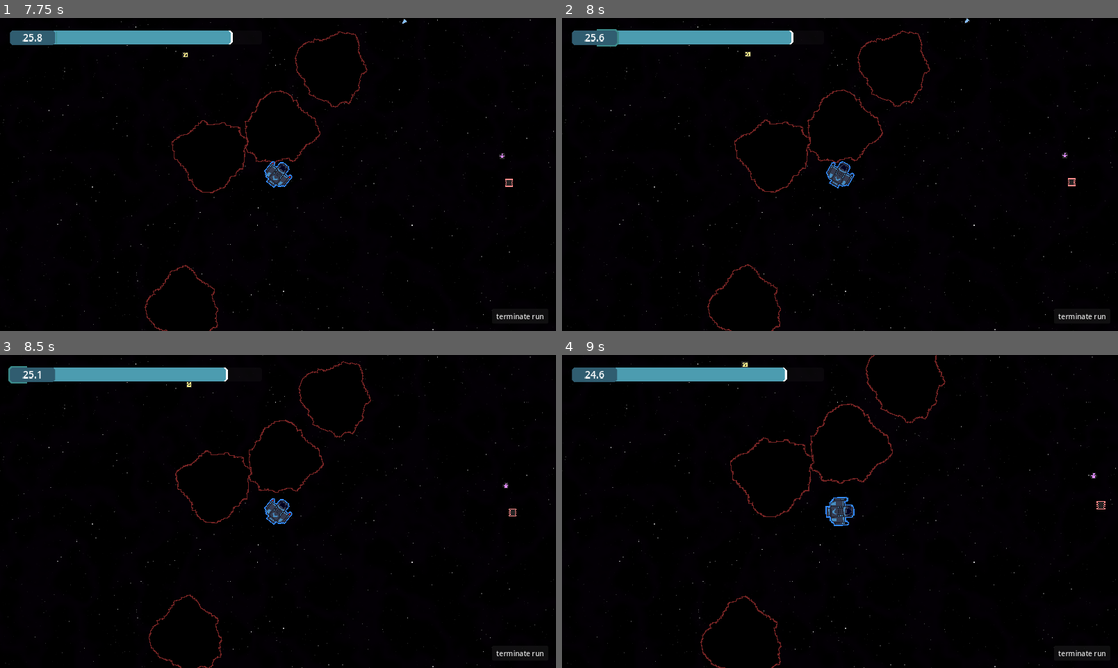
Above: before the commit, frames 1-4 (two rows, left to right).
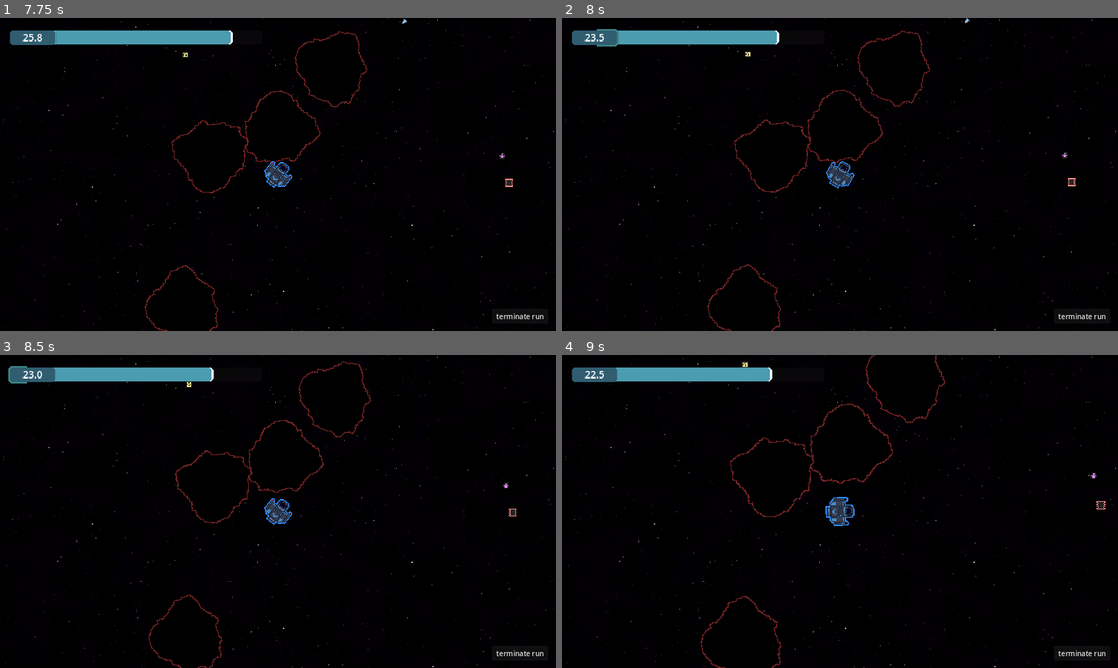
Above: after the commit, the same moments.

Repository: A5TR0spud/asterdrift_redshift
Game: Godot game, scene res://Scenes/Menus/main_menu.tscn
Same seed, same stepped clock (60 frames per second), same inputs: the game is played once before the commit and once after it. The engine's default icon, where the game draws it, is replaced by a stand-in: a white triangle on a blue panel in a dark square.
Inputs (mouse positions are in pixels of both pictures, inside the frame that each line leads up to):
- Up to frame 1 (7.75 s): click "Play" at 0.5 s; click "RESET" at 1.25 s; click "run" at 2 s; click "terminate run" at 2.75 s; click "New Run" at 3.5 s; move the mouse to (250, 237) at 4.27 s; hold Shift (boost) 4.28-5.03 s; hold W (forward) 4.28-5.78 s; move the mouse to (444, 221) at 5.02 s; click (444, 221) at 5.1 s; move the mouse to (111, 127) at 5.77 s; hold Q (strafe left) 5.78-7.28 s; tap Mouse wheel up (zoom in) at 5.85 s; move the mouse to (305, 174) at 6.52 s; tap Mouse wheel down (zoom out) at 6.6 s; move the mouse to (194, 96) at 7.27 s; hold S (backward) from 7.28 s (still down); hold Shift (boost) from 7.28 s (still down)
- Up to frame 2 (8 s): keep holding S (backward); keep holding Shift (boost)
- Up to frame 3 (8.5 s): move the mouse to (400, 495) at 8.02 s; release S (backward) at 8.03 s; release Shift (boost) at 8.03 s; hold E (strafe right) from 8.03 s (still down); click (400, 495) at 8.1 s
- Up to frame 4 (9 s): move the mouse to (728, 527) at 8.77 s; release E (strafe right) at 8.78 s; hold W (forward) from 8.78 s (still down); tap Mouse wheel up (zoom in) at 8.85 s

Frame 1 is identical in both runs. In frame 2, 0.2% of the frame differs, in the area x 5-42%, y 4-9%; in frame 3, 0.2%; in frame 4, 0.2%, in the area x 5-41%, y 4-9%.

Commit message:
wip v7 balancing

Diff:
--- a/Scenes/Hangar/UpgradeIcon/upgrade.tscn
+++ b/Scenes/Hangar/UpgradeIcon/upgrade.tscn
@@ -121,6 +121,7 @@
 theme_override_styles/normal = SubResource("StyleBoxEmpty_6hn16")
 
 [node name="IsAvailableIcon" type="Sprite2D" parent="MainIcon"]
+visible = false
 rotation = 0.0149632
 scale = Vector2(1.02601, 1.02601)
 texture = ExtResource("3_yu8kn")
--- a/Scenes/Hangar/hangar.tscn
+++ b/Scenes/Hangar/hangar.tscn
@@ -152,11 +152,11 @@
 [sub_resource type="Resource" id="Resource_w1q67"]
 resource_local_to_scene = true
 script = ExtResource("4_fiej8")
-Metals = 11
-Ceramics = 0
-Synthetics = 9
-Organics = 0
-Components = 1
+Metals = 12
+Ceramics = 0
+Synthetics = 10
+Organics = 0
+Components = 0
 
 [sub_resource type="Resource" id="Resource_cber5"]
 resource_local_to_scene = true
@@ -188,10 +188,10 @@
 [sub_resource type="Resource" id="Resource_7kw8l"]
 resource_local_to_scene = true
 script = ExtResource("4_fiej8")
-Metals = 16
-Ceramics = 2
-Synthetics = 8
-Organics = 4
+Metals = 32
+Ceramics = 4
+Synthetics = 16
+Organics = 8
 Components = 1
 
 [sub_resource type="Resource" id="Resource_yighi"]
@@ -215,9 +215,9 @@
 [sub_resource type="Resource" id="Resource_fiaa4"]
 resource_local_to_scene = true
 script = ExtResource("4_fiej8")
-Metals = 48
-Ceramics = 16
-Synthetics = 16
+Metals = 64
+Ceramics = 32
+Synthetics = 24
 Organics = 0
 Components = 1
 
@@ -336,7 +336,7 @@
 Ceramics = 32
 Synthetics = 32
 Organics = 32
-Components = 1
+Components = 2
 
 [node name="Hangar" type="Node2D"]
 script = ExtResource("1_pl6hy")
@@ -457,7 +457,7 @@
 position = Vector2(-256, -64)
 NAME = "Advanced RCS"
 DESCRIPTION = "Advanced RCS mitigates drifting.
-Acceleration is increased by 32 u/s² (doubled).
+Acceleration is increased by 2 u/s² (doubled).
 The ship now thrusts in the intended direction rather
 than with the ship rotation.
 Further improves rotation speed."
@@ -470,7 +470,7 @@
 position = Vector2(-256, -240)
 NAME = "Stage 2"
 DESCRIPTION = "While holding shift, the ship accelerates forward at
-64 u/s² and max speed is increased by 128 u/s."
+4 u/s² and max speed is increased by 8 u/s."
 INTERNAL_NAME = "Booster"
 PARENT_UPGRADE = NodePath("../Stage0")
 SPRITE = ExtResource("10_uhh3a")
@@ -516,8 +516,8 @@
 [node name="Stage0" parent="Camera2D/TechTree/TopLeft" node_paths=PackedStringArray("PARENT_UPGRADE") instance=ExtResource("4_r883k")]
 position = Vector2(-256, -160)
 NAME = "Combustion ARCS"
-DESCRIPTION = "Acceleration is further increased by 32 u/s².
-Max speed is increased by 16 u/s (x1.25)."
+DESCRIPTION = "Acceleration is further increased by 2 u/s².
+Max speed is increased by 1 u/s (x1.25)."
 INTERNAL_NAME = "Stage0"
 PARENT_UPGRADE = NodePath("../AdvancedRCS")
 SPRITE = ExtResource("14_ddjc3")
@@ -649,9 +649,9 @@
 NAME = "Laser Array"
 DESCRIPTION = "Refracts 2 lasers into 4!
 Targets the closest, farthest, slowest, and fastest objects in range.
-Damage x0.5.
-Knockback x0.75.
-Mining Time x2."
+Damage: 4x0.6.
+Knockback: 4x0.75.
+Mining Speed: 4x0.6"
 INTERNAL_NAME = "LaserArray"
 PARENT_UPGRADE = NodePath("../DoubleLaser")
 SPRITE = ExtResource("24_hjrx4")
@@ -780,7 +780,7 @@
 [node name="CoreAssembler" parent="Camera2D/TechTree/BottomRight" node_paths=PackedStringArray("PARENT_UPGRADE") instance=ExtResource("4_r883k")]
 position = Vector2(256, 64)
 NAME = "Core Assembler"
-DESCRIPTION = "Every 2 minutes spent in a run, assembles
+DESCRIPTION = "Every 5 minutes spent in a run, assembles
 a core."
 INTERNAL_NAME = "CoreAssembler"
 PARENT_UPGRADE = NodePath("../LookAhead")
--- a/Scenes/Player/Player.tscn
+++ b/Scenes/Player/Player.tscn
@@ -337,7 +337,6 @@
 [node name="LaserList" type="Node2D" parent="NeedleLaserManager"]
 
 [node name="MagnetArea" type="Area2D" parent="."]
-visible = false
 z_index = -200
 z_as_relative = false
 rotation = 1.5708
--- a/Scenes/Player/hookmagnet.gd
+++ b/Scenes/Player/hookmagnet.gd
@@ -62,6 +62,11 @@
 				lenx = 1
 			var strength: float = (RANGE * MAGNET_STRENGTH * -bod.Magnetism) / (lenx ** 2)
 			strength *= FORCE_COEF
+			if bod.isResource:
+				if isRepelling:
+					strength *= 0.5
+				else:
+					strength *= 2
 			if isRepelling:
 				strength *= -1
 			bod.apply_force(dir * strength)
--- a/Scenes/Player/needle_laser.tscn
+++ b/Scenes/Player/needle_laser.tscn
@@ -17,7 +17,7 @@
 [node name="LaserLine" type="Line2D" parent="."]
 points = PackedVector2Array(0, 0, 40.4781, -121.431)
 width = 1.0
-default_color = Color(1, 0.535201, 0.535201, 1)
+default_color = Color(nan, nan, nan, nan)
 begin_cap_mode = 2
 
 [node name="LaserTarget" type="Marker2D" parent="."]
@@ -34,5 +34,5 @@
 texture = SubResource("AtlasTexture_bkho5")
 
 [node name="Color" type="Sprite2D" parent="Endpoint"]
-modulate = Color(1, 0.535201, 0.535201, 1)
+modulate = Color(nan, nan, nan, nan)
 texture = SubResource("AtlasTexture_y2sln")
--- a/Scenes/Player/player.gd
+++ b/Scenes/Player/player.gd
@@ -191,12 +191,12 @@
 		y = Laser.DAMAGE_COEF
 		y += 3 * UpgradesManager.Load("StrongLaser")
 		if UpgradesManager.Load("LaserArray") > 0:
-			y *= 0.5
+			y *= 0.6
 		Laser.DAMAGE_COEF = y
 		y = Laser.MINING_COEF
 		y += UpgradesManager.Load("MiningLaser")
 		if UpgradesManager.Load("LaserArray") > 0:
-			y *= 0.5
+			y *= 0.6
 		Laser.MINING_COEF = y
 		x = Laser.WIDTH
 		if UpgradesManager.Load("HeavyLaser") > 0:
@@ -215,12 +215,12 @@
 		return
 	var other: Entity = body
 	if other.DangerousCollision:
-		var blunt: float = 0.05 * (self.mass * self.linear_velocity - other.mass * other.linear_velocity).length()
-		var abrasion: float = 1 * absf(self.mass * self.angular_velocity + other.mass * other.angular_velocity)
+		var blunt: float = 0.05 * (other.mass + self.mass) * (self.linear_velocity - other.linear_velocity).length()
+		var abrasion: float = 0.4 * absf(self.mass * self.angular_velocity + other.mass * other.angular_velocity)
 
 		var abrasionResistance = UpgradesManager.Load("AbrResistance") + 1
 		var bluntResistance = UpgradesManager.Load("BluntRes") + 1
-		var grace = 5
+		var grace = 4
 
 		var ddd = (blunt / bluntResistance) + (abrasion / abrasionResistance) - grace
 		#damage = maxf(damage, 0)
--- a/Scenes/World/Decoration/collectable.gd
+++ b/Scenes/World/Decoration/collectable.gd
@@ -31,16 +31,16 @@
 func _reload():
 	if COLLECTION == ResourcesEnum.Metal:
 		Icon.texture = MetalTex
-		Magnetism = 2.0
+		Magnetism = 1.75
 	elif COLLECTION == ResourcesEnum.Ceramic:
 		Icon.texture = CeramicTex
-		Magnetism = 1.0
+		Magnetism = 1.1
 	elif COLLECTION == ResourcesEnum.Synthetic:
 		Icon.texture = SyntheticTex
 		Magnetism = 1.0
 	elif COLLECTION == ResourcesEnum.Organic:
 		Icon.texture = OrganicTex
-		Magnetism = 0.5
+		Magnetism = 0.9
 	elif COLLECTION == ResourcesEnum.Core:
 		Icon.texture = CoreTex
 		Magnetism = 1.5
--- a/Scenes/World/Decoration/collectable.tscn
+++ b/Scenes/World/Decoration/collectable.tscn
@@ -15,7 +15,6 @@
 script = ExtResource("1_eeqgr")
 isResource = true
 Magnetism = 2.0
-IgnoredByLaser = null
 
 [node name="CollisionShape2D" type="CollisionShape2D" parent="."]
 shape = SubResource("CircleShape2D_rb2xb")
Not shown, changed: CHANGELOG.md
